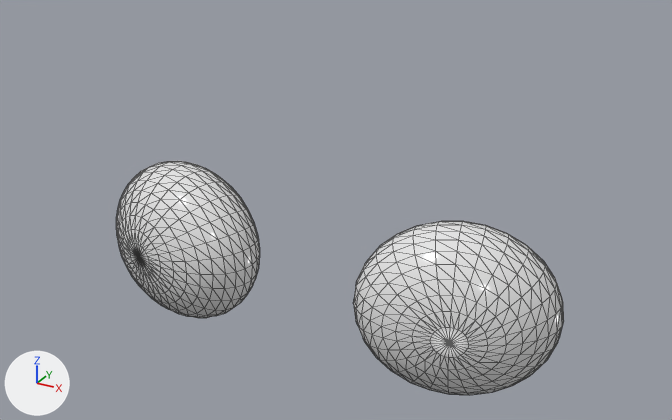
The glTF model Art/Character/SKM_Lyris_Eyes.glb, before and after one commit.
The view is the same before and after, from a 50 mm camera at (0.0882, -0.2113, 1.6742) aimed at (0.007, -0.0637, 1.6004). Every picture has the same lights, and +X, +Y and +Z are marked at lower left. The first picture is the older version. Mesh edges are drawn as thin lines. Vertices at exactly the same position are counted once.

In view in the first picture: 'SKM_Lyris_Eyes'.
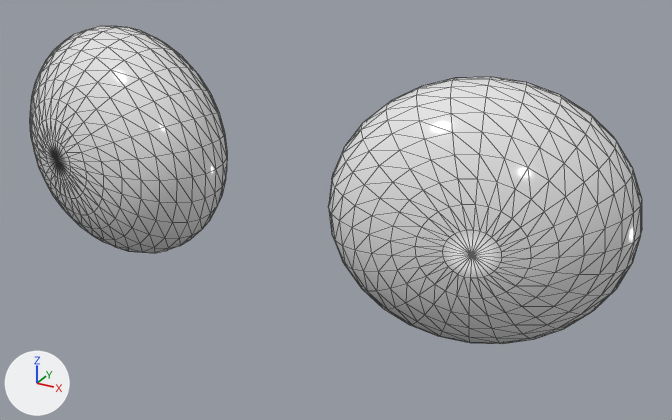
What differs and where, as boxes (x1, y1, x2, y2) in the pictures (672 x 420 px; the box of a moved part takes in the faces that stretch with it):
'SKM_Lyris_Eyes', reshaped (37% wider, 36% taller): before (116, 161, 564, 395); after (30, 25, 642, 344)
part 1 of me_skm_lyris_eyes, moved or reshaped: before (353, 221, 564, 395); after (328, 77, 642, 344)
part 2 of me_skm_lyris_eyes, moved or reshaped: before (116, 161, 260, 318); after (30, 25, 227, 253)

Diff of the bpy script that builds the scene:
```diff
--- a/Art/Character/SKM_Lyris_Eyes.glb.py
+++ b/Art/Character/SKM_Lyris_Eyes.glb.py
@@ me_skm_lyris_eyes @@
 # used by ob_skm_lyris_eyes; location = (0.0, 0.0, 0.0)
-me_skm_lyris_eyes.from_pydata(...)  # 956 vertices, 1904 faces; spans x -0.0523..0.0523, y -0.075..-0.048, z 1.5662..1.6018
+me_skm_lyris_eyes.from_pydata(...)  # 956 vertices, 1904 faces; spans x -0.0652..0.0652, y -0.0878..-0.0534, z 1.5852..1.633
+# me_skm_lyris_eyes part 1: the loose piece of 478 vertices spanning x 0.0127..0.0523, y -0.075..-0.048, z 1.5662..1.6018 is multiplied about its middle by the matrix ((1.311, 0.012, 0.0), (0.012, 1.272, 0.0), (0.0, 0.0, 1.342)), then moved by (0.0067, -0.0091, 0.0251)
+# me_skm_lyris_eyes part 2: the loose piece of 478 vertices spanning x -0.0523..-0.0127, y -0.075..-0.048, z 1.5662..1.6018 is multiplied about its middle by the matrix ((1.311, -0.012, 0.0), (-0.012, 1.272, 0.0), (0.0, 0.0, 1.342)), then moved by (-0.0067, -0.0091, 0.0251)
 me_skm_lyris_eyes.materials.append(mat_m_lyris_eyes)
```
